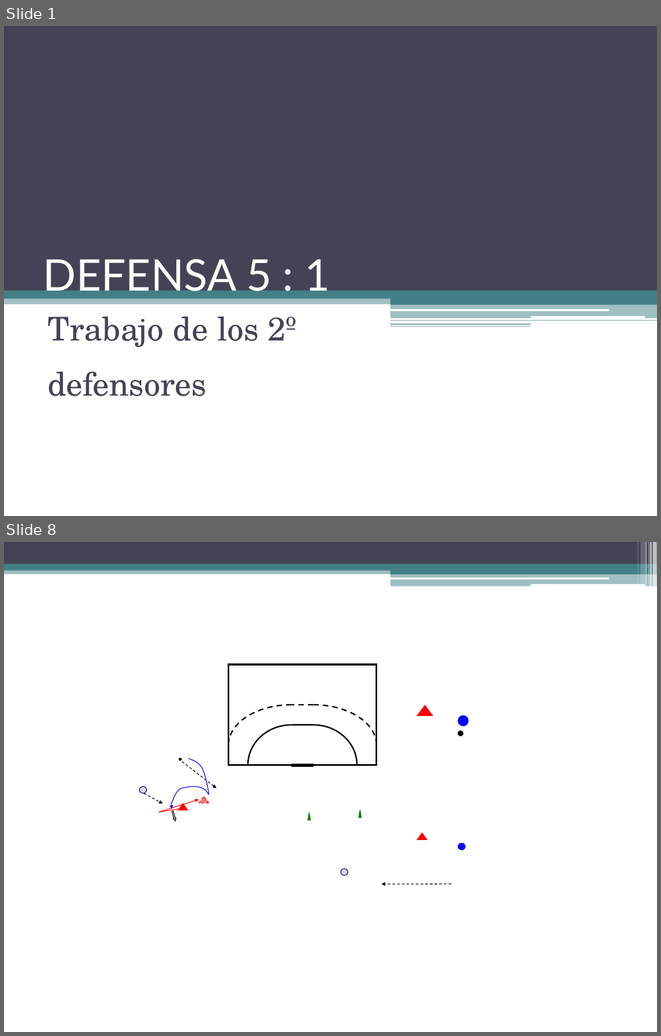
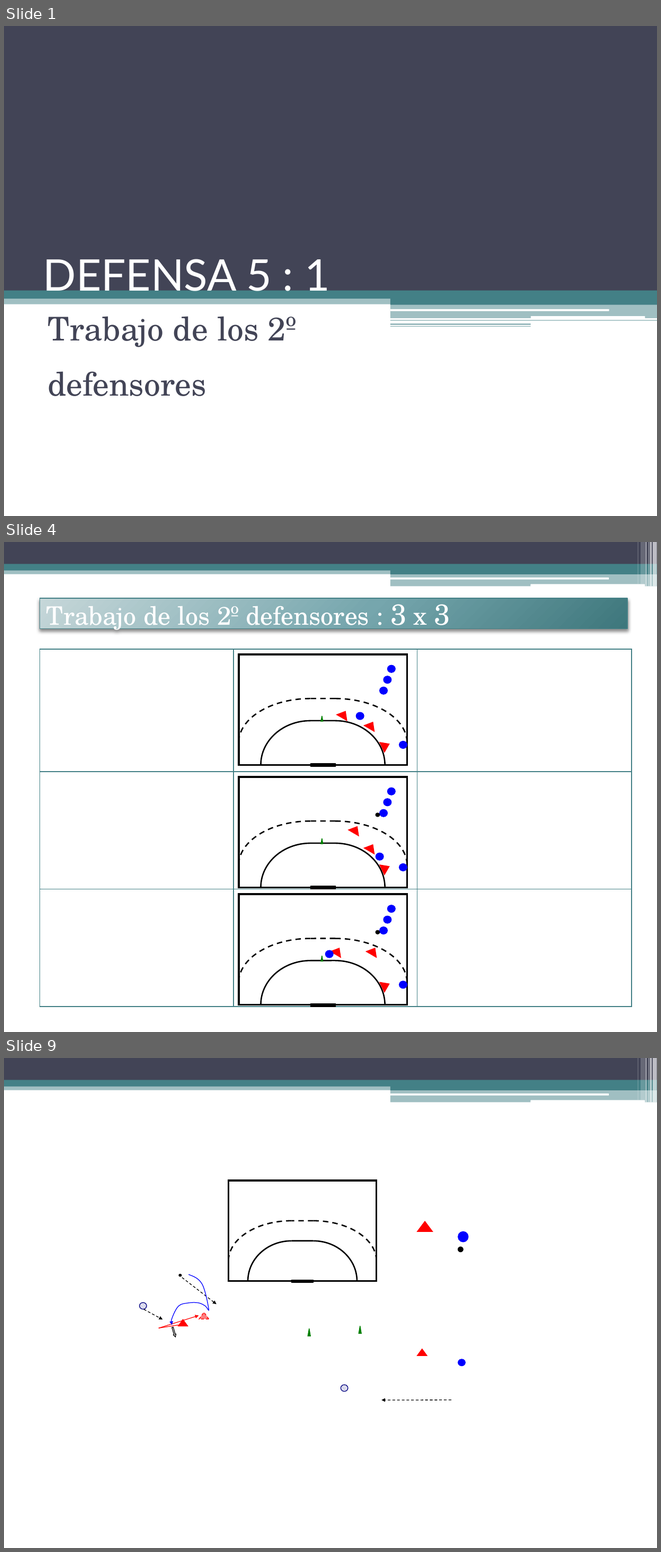
Before and after one commit to jahama/lbh_planificacion_temp_2011-12, a slide deck: defensa/contenidos-tactica/trabajo-2-defensor.pptx. Shown one above the other, each under a label of ours: slides 1 and 8 before the commit, slides 1, 4 and 9 after it; the slides between them are not shown. The pictures are 661x1036 and 661x1552 pixels, drawn with LibreOffice and Linux fonts; fonts in the diff are those of the drawing. Boxes give left, top, right and bottom in pixels: in the first picture for what was removed or moved away, otherwise in the second. Text is boxed around its words. In the diff, an @@ line names an element or a change of style, - is before the commit and + after.

Commit message:
anadidos ejercicios para trabajar a partir de la situacion del 2 defensor. Trabajar sus funcines y el sistema de ayudas.

```diff
--- a/defensa/contenidos-tactica/trabajo-2-defensor.pptx
+++ b/defensa/contenidos-tactica/trabajo-2-defensor.pptx
@@ slide 4 added at (x1=4, y1=542, x2=657, y2=1032), background #FFFFFF; not listed: 13 template elements that a slide beside it also shows @@
@@ title added at (x1=40, y1=598, x2=628, y2=629), fill gradient #C7D7DA to #77A7AD to #3E777D, outline #438086 0.75 pt, 28 pt, text #FFFFFF @@
+Trabajo de los 2º defensores : 3 x 3
@@ table added at (x1=40, y1=649, x2=632, y2=1006), 3 rows, 3 columns @@
+ |  | 
+ |  | 
+ |  | 
@@ group added at (x1=238, y1=654, x2=407, y2=767): 5 ellipses, 4 freeform shapes, 4 triangles, 2 rectangles, 2 lines @@
@@ group added at (x1=238, y1=776, x2=407, y2=889): 6 ellipses, 4 freeform shapes, 4 triangles, 2 rectangles, 2 lines @@
@@ group added at (x1=238, y1=894, x2=407, y2=1006): 6 ellipses, 4 freeform shapes, 4 triangles, 2 rectangles, 2 lines @@
@@ what was slide 8 is now slide 9 @@
```
Also in this commit, not shown: 2 slides changed, 4 other slides added, 4 slides removed.
